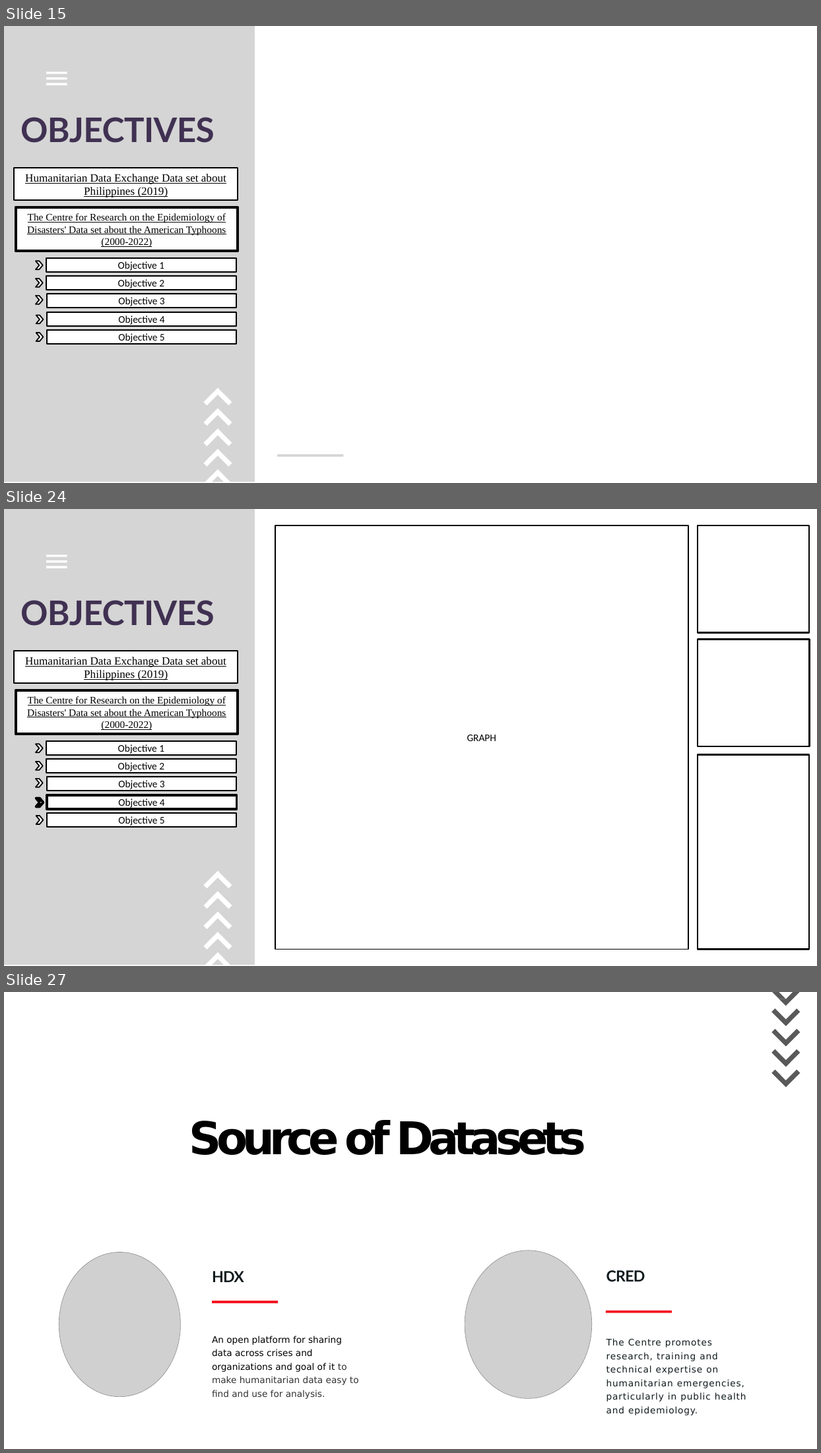
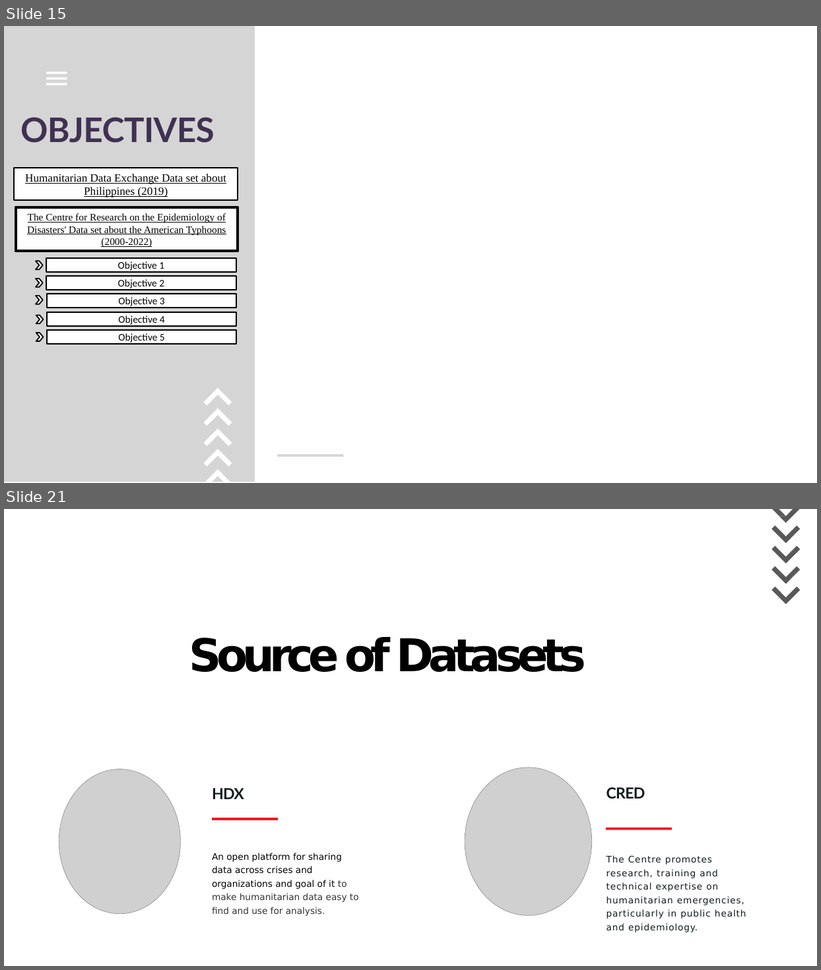
Before and after one commit to GEA960/ITBA-3207_TeamTyphoonAnalysts, a slide deck: Final PPT presentation.pptx. Shown one above the other, each under a label of ours: slides 15, 24 and 27 before the commit, slides 15 and 21 after it; the slides between them are not shown. The pictures are 821x1453 and 821x970 pixels, drawn with LibreOffice and Linux fonts; fonts in the diff are those of the drawing; grey boxes stand for pictures. Boxes give left, top, right and bottom in pixels: in the first picture for what was removed or moved away, otherwise in the second. Text is boxed around its words. In the diff, an @@ line names an element or a change of style, - is before the commit and + after.

```diff
--- a/Final PPT presentation.pptx
+++ b/Final PPT presentation.pptx
@@ slide 24 removed at box(4, 509, 817, 966), background #FFFFFF @@
@@ freeform shape removed at box(4, 509, 255, 966) @@
@@ rectangle removed at box(275, 525, 688, 950) @@
-GRAPH
@@ rectangle removed at box(698, 525, 809, 633) @@
@@ freeform shape removed at box(46, 555, 67, 568) @@
@@ text removed at box(20, 600, 215, 626) @@
-OBJECTIVES
@@ rectangle removed at box(698, 639, 809, 747) @@
@@ rectangle removed at box(14, 652, 238, 684) @@
-Humanitarian Data Exchange Data set about Philippines (2019)
@@ rectangle removed at box(16, 691, 238, 735) @@
-The Centre for Research on the Epidemiology of Disasters' Data set about the American Typhoons (2000-2022)
@@ chevron removed at box(36, 744, 43, 753) @@
@@ rectangle removed at box(46, 741, 236, 755) @@
-Objective 1
@@ chevron removed at box(36, 762, 43, 770) @@
@@ rectangle removed at box(46, 759, 236, 773) @@
-Objective 2
@@ rectangle removed at box(698, 755, 809, 950) @@
@@ chevron removed at box(36, 779, 43, 788) @@
@@ rectangle removed at box(47, 777, 236, 791) @@
-Objective 3
@@ chevron removed at box(36, 799, 44, 807) @@
@@ rectangle removed at box(47, 795, 236, 809) @@
-Objective 4
@@ chevron removed at box(36, 816, 44, 824) @@
@@ rectangle removed at box(47, 813, 236, 827) @@
-Objective 5
@@ freeform shape removed at box(203, 871, 232, 966) @@
@@ what was slide 27 is now slide 21 @@
```
Also in this commit, not shown: 6 slides changed, 5 other slides removed.
